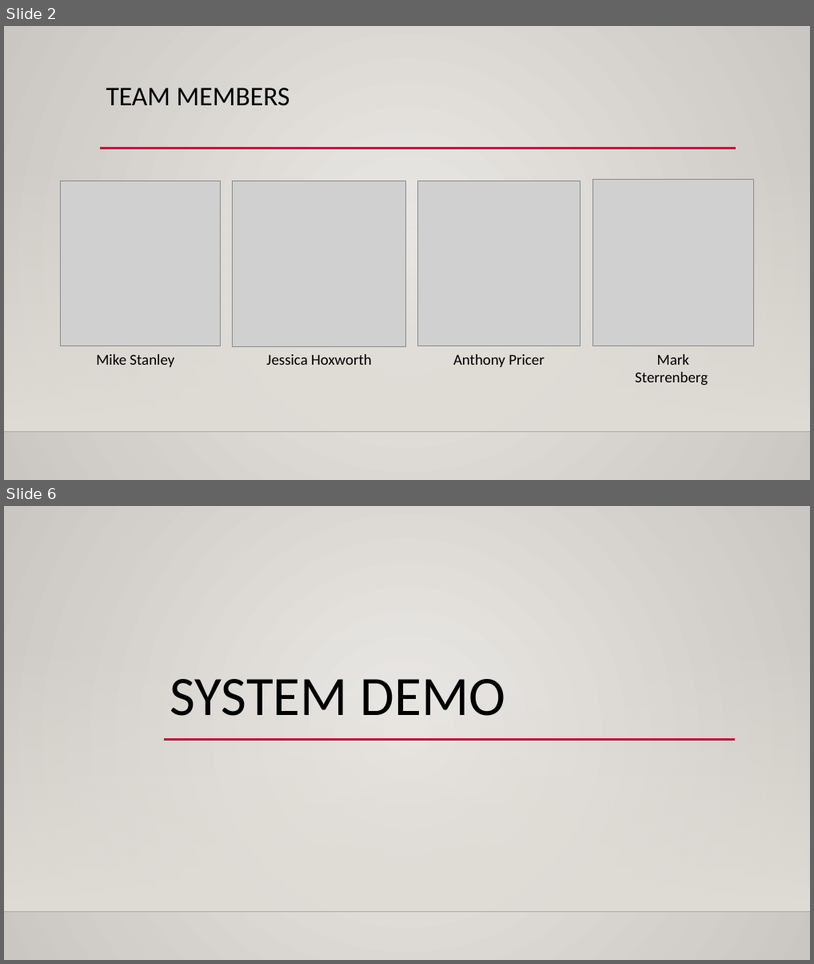
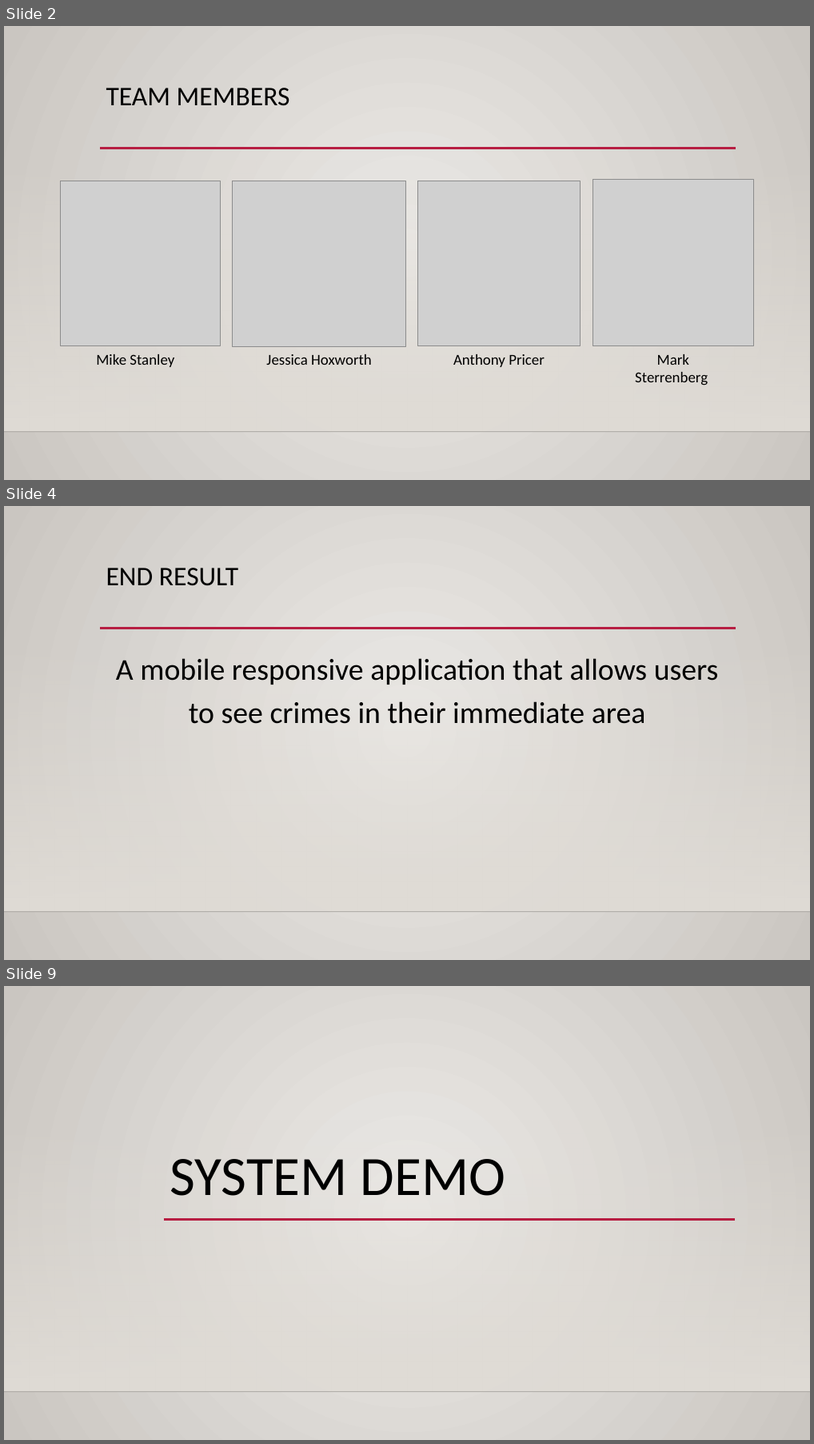
Before and after one commit to MR-Stan/Look-Out, a slide deck: Project2_Presentation_Material.pptx. Shown one above the other, each under a label of ours: slides 2 and 6 before the commit, slides 2, 4 and 9 after it; the slides between them are not shown. The pictures are 814x964 and 814x1444 pixels, drawn with LibreOffice and Linux fonts; fonts in the diff are those of the drawing; grey boxes stand for pictures; background and template pictures are left out. Boxes give left, top, right and bottom in pixels: in the first picture for what was removed or moved away, otherwise in the second. Text is boxed around its words. In the diff, an @@ line names an element or a change of style, - is before the commit and + after.

```diff
--- a/Project2_Presentation_Material.pptx
+++ b/Project2_Presentation_Material.pptx
@@ slide 4 added at (4, 506, 810, 960), background gradient #ECEAE7 to #CAC7C1; not listed: 3 template elements that a slide beside it also shows @@
@@ title added at (106, 568, 238, 586), 32 pt, text #000000 @@
+END RESULT
@@ text added at (116, 658, 719, 724), 36 pt, text #000000 @@
+A mobile responsive application that allows users to see crimes in their immediate area
@@ what was slide 6 is now slide 9 @@
```
Also in this commit, not shown: 3 slides changed, 2 other slides added.
